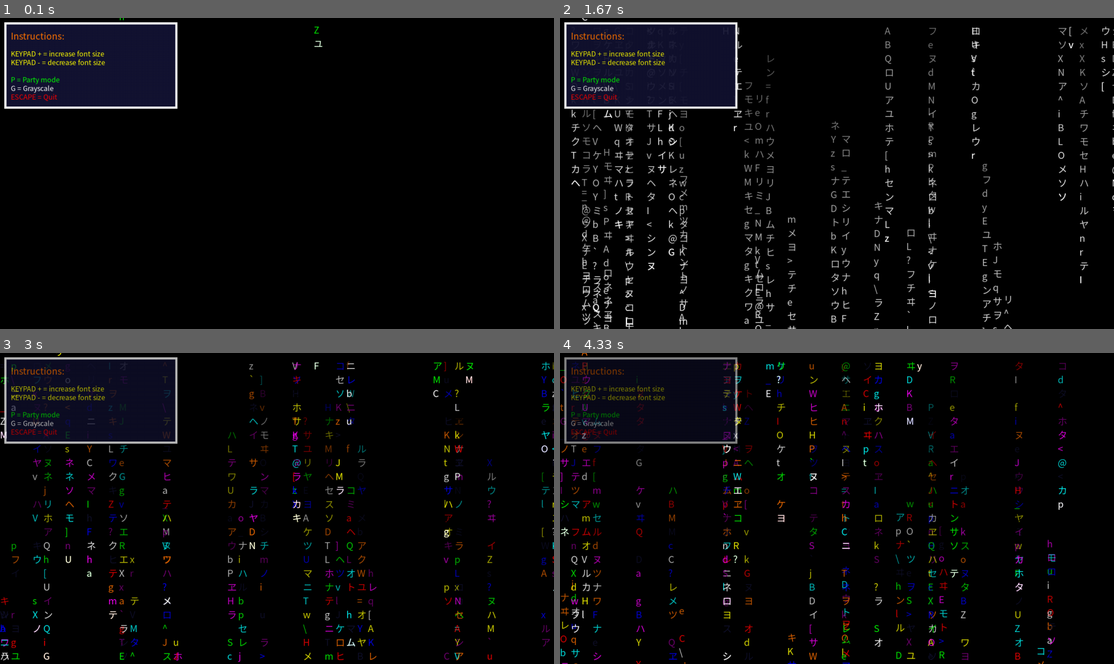
Above: before the commit, frames 1-4 (two rows, left to right).
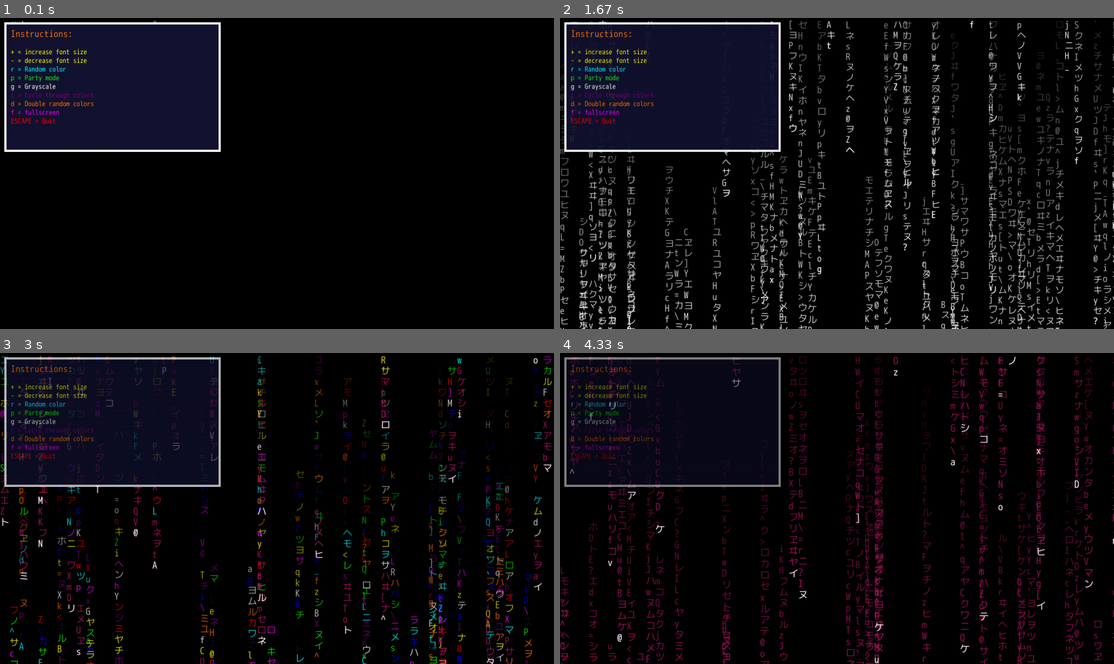
Above: after the commit, the same moments.

Repository: shS83/Matrixia
Game: pygame game, started from matrixia.py
Same seed, same stepped clock (60 frames per second), same inputs: the game is played once before the commit and once after it.
Inputs:
- Up to frame 1 (0.1 s): no input
- Up to frame 2 (1.67 s): tap D at 0.33 s; tap G at 0.67 s; tap + at 1 s; hold - from 1.33 s (still down)
- Up to frame 3 (3 s): release - at 1.8 s; tap one key every 0.33 s from 1.83 s: P + Enter R
- Up to frame 4 (4.33 s): tap - at 3.17 s; tap + at 3.5 s; hold + 3.83-4.3 s

The runs differ from the first frame. In frame 1, 9.1% of the frame differs, in the area x 0-59%, y 0-44%; in frame 2, 22%, in the area x 0-100%, y 0-100%; in frame 3, 19%; in frame 4, 14%.

Commit message:
Added few states and included the font since many might not have it.

Diff:
--- a/matrixia.py
+++ b/matrixia.py
@@ -1,8 +1,7 @@
 import pygame
 import pygame.gfxdraw
 import random
-import math
-import string
+from enum import Enum
 
 NOW_MS = 0
 timer = pygame.time.Clock()
@@ -12,7 +11,8 @@
 screen = pygame.display.set_mode([xRES, yRES], pygame.RESIZABLE)
 startTime = pygame.time.get_ticks()
 FONT_SIZE = 21
-font = pygame.font.SysFont('vl gothic', FONT_SIZE)
+font = pygame.font.Font('VL-Gothic-Regular.ttf', FONT_SIZE)
+pygame.display.set_icon(font.render("シ", True, (0, 255, 0)))
 running = True
 MIDNIGHT_BLUE = (20, 20, 50)
 WHITE = (255, 255, 255)
@@ -27,6 +27,8 @@
 CYAN = (0, 255, 255)
 
 ALL_COLORS = [WHITE, BLUE, BLACK, GREEN, ORANGE, YELLOW, RED, MIDNIGHT_BLUE, MAGENTA, PURPLE, CYAN]
+current_cycle = None
+color = None
 RANDOMEVENT = pygame.USEREVENT + 5
 
 class Fadeout:
@@ -48,7 +50,8 @@
     #    self.display.blit(self.object, self.position)
 
 class Descender:
-
+    """ Descent unto madness """
+    global WHITE, BLACK, GREEN, ORANGE, YELLOW, RED, BLUE, MAGENTA, PURPLE, CYAN, MIDNIGHT_BLUE, ALL_COLORS, current_cycle, PARTYMODE, GRAYSCALE, xRES, yRES, screen
     def __init__(self, x):
         self.y = -20
         self.x = x
@@ -59,16 +62,34 @@
         self.y_space = 80
 
     def descend(self, char):
+        global color, xRES, fs, all_letters
         font_size = font.size("gZ")
         counter = 1
 
         if self.y < yRES + self.y_space:
-            if PARTYMODE:
-                text = font.render(char, True, random.choice(ALL_COLORS))
-            elif GRAYSCALE:
-                text = font.render(char, True, WHITE)
-            else:
-                text = font.render(char, True, GREEN)
+            text = font.render(char, True, GREEN)
+            match STATUS:
+                case State.PARTYMODE:
+                    # Partymode
+                    text = font.render(char, True, random.choice(ALL_COLORS))
+                case State.GRAYSCALE:
+                    # Grayscale
+                    text = font.render(char, True, WHITE)
+                case State.CYCLIST:
+                    # Cycled color
+                    text = font.render(char, True, color)
+                case State.RANDO:
+                    # Random color
+                    text = font.render(char, True, random_color)
+                case State.DOUBLETROUBLE:
+                    # Double random colors
+                    text = font.render(char, True, rando(), rando())
+                case State.NONE:
+                    # Default green color
+                    text = font.render(char, True, GREEN)
+                case _:
+                    # Obsolete
+                    ...
             pos = (self.x, self.y)
             text.set_alpha(255)
             screen.blit(text, pos)
@@ -100,13 +121,20 @@
 
         return True
 
-
+class State(Enum):
+    NONE = 0
+    PARTYMODE = 1
+    GRAYSCALE = 2
+    CYCLIST = 3
+    RANDO = 4
+    DOUBLETROUBLE = 5
+    FULLSCREEN = 6
+
+STATUS = State.NONE
 LETTERS: int = 100000
 katakana: str = "アイウエオカキクケコサシスセソタチツテトナニヌネノハヒフヘホマミムメモヤユヨラリルレロワヰヱヲン"
 all_letters: list = []
 fs: tuple = font.size('gZ')
-PARTYMODE = False
-GRAYSCALE = False
 
 def scaler(size):
     font_scaled: list = []
@@ -120,18 +148,38 @@
 fs = scaler(fs)
 a: object = Descender(fs[0])
 all_letters.append(a)
-toast: pygame.Surface = pygame.Surface((400, 200))
-pygame.draw.rect(toast, WHITE, ((0, 0), (400, 200)))
-pygame.draw.rect(toast, MIDNIGHT_BLUE, ((5, 5), (390, 190)))
-smaller_font = pygame.font.SysFont('vl gothic', 16)
+toast: pygame.Surface = pygame.Surface((500, 300))
+pygame.draw.rect(toast, WHITE, ((0, 0), (500, 300)))
+pygame.draw.rect(toast, MIDNIGHT_BLUE, ((5, 5), (490, 290)))
+smaller_font = pygame.font.Font('VL-Gothic-Regular.ttf', 16)
 toast.blit(font.render("Instructions:", True, ORANGE), (15, 15))
-toast.blit(smaller_font.render("KEYPAD + = increase font size", True, YELLOW), (15, 60))
-toast.blit(smaller_font.render("KEYPAD - = decrease font size", True, YELLOW), (15, 80))
-
-toast.blit(smaller_font.render("P = Party mode", True, GREEN), (15, 120))
-toast.blit(smaller_font.render("G = Grayscale", True, WHITE), (15, 140))
-toast.blit(smaller_font.render("ESCAPE = Quit", True, RED), (15, 160))
+toast.blit(smaller_font.render("+ = increase font size", True, YELLOW), (15, 60))
+toast.blit(smaller_font.render("- = decrease font size", True, YELLOW), (15, 80))
+toast.blit(smaller_font.render("r = Random color", True, CYAN), (15, 100))
+toast.blit(smaller_font.render("p = Party mode", True, GREEN), (15, 120))
+toast.blit(smaller_font.render("g = Grayscale", True, WHITE), (15, 140))
+toast.blit(smaller_font.render("c = Cycle through colors", True, PURPLE), (15, 160))
+toast.blit(smaller_font.render("d = Double random colors", True, ORANGE), (15, 180))
+toast.blit(smaller_font.render("f = fullscreen", True, MAGENTA), (15, 200))
+toast.blit(smaller_font.render("ESCAPE = Quit", True, RED), (15, 220))
 fader = Fadeout(toast, 50)
+temp_color = ALL_COLORS.copy()
+random_color = None
+
+
+def cyclist():
+    global current_cycle, ALL_COLORS, temp_color
+    try:
+        colour = temp_color.pop(0)
+    except IndexError:
+        temp_color = ALL_COLORS.copy()
+        colour = temp_color.pop(0)
+    return colour
+
+def rando():
+    global random_color
+    random_color = (random.randint(0, 255), random.randint(0, 255), random.randint(0, 255))
+    return random_color
 
 while running:
 
@@ -139,40 +187,59 @@
         if event.type == pygame.KEYDOWN:
             if event.key == pygame.K_ESCAPE:
                 running = False
-            if event.key == pygame.K_KP_PLUS:
+            elif event.key == pygame.K_KP_PLUS or event.key == pygame.K_PLUS:
                 FONT_SIZE += 1
-                font = pygame.font.SysFont('vl gothic', FONT_SIZE)
-            if event.key == pygame.K_KP_MINUS and FONT_SIZE > 0:
+                font = pygame.font.Font('VL-Gothic-Regular.ttf', FONT_SIZE)
+            elif event.key == pygame.K_KP_MINUS or event.key == pygame.K_MINUS and FONT_SIZE > 0:
                 FONT_SIZE -= 1
-                font = pygame.font.SysFont('vl gothic', FONT_SIZE)
-            if event.key == pygame.K_p:
-                if PARTYMODE:
-                    PARTYMODE = False
+                font = pygame.font.Font('VL-Gothic-Regular.ttf', FONT_SIZE)
+            elif event.key == pygame.K_p:
+                if not STATUS.NONE:
+                    STATUS = State.NONE
                 else:
-                    PARTYMODE = True
-            if event.key == pygame.K_g:
-                if GRAYSCALE:
-                    GRAYSCALE = False
+                    STATUS = State.PARTYMODE
+            elif event.key == pygame.K_g:
+                if not STATUS.NONE:
+                    STATUS = State.NONE
                 else:
-                    GRAYSCALE = True
-
+                    STATUS = State.GRAYSCALE
+            elif event.key == pygame.K_c:
+                STATUS = State.CYCLIST
+                color = cyclist()
+            elif event.key == pygame.K_r:
+                STATUS = State.RANDO
+                random_color = rando()
+            elif event.key == pygame.K_d:
+                STATUS = State.DOUBLETROUBLE
+                random_color = rando()
+            elif event.key == pygame.K_f:
+                if STATUS == State.FULLSCREEN:
+                    STATUS = State.NONE
+                    pygame.display.set_mode((1024, 768), pygame.RESIZABLE, 32)
+                else:
+                    STATUS = State.FULLSCREEN
+                    pygame.display.set_mode(pygame.display.get_surface().get_size(), pygame.FULLSCREEN, 32)
         if event.type == pygame.QUIT:
             running = False
 
     screen.fill((0, 0, 0))
+    pygame.display.set_caption(f"{str(len(all_letters))}x of something is still nonething")
 
     if len(all_letters) < LETTERS:
         xRES, yRES = screen.get_size()
-        fs = scaler(fs)
-        blocks = int(xRES / fs[0])
-        rand_x = fs[0] * random.randint(0, blocks)
-        b = Descender(rand_x)
-        all_letters.append(b)
-
-        # Let's do two at the time
-        # rand_x = fs[0] * random.randint(0, blocks)
-        # b = Descender(rand_x)
-        # all_letters.append(b)
+        if STATUS == State.DOUBLETROUBLE:
+            for _ in range(2):
+                fs = scaler(fs)
+                blocks = int(xRES / fs[0])
+                rand_x = fs[0] * random.randint(0, blocks)
+                b = Descender(rand_x)
+                all_letters.append(b)
+        else:
+            fs = scaler(fs)
+            blocks = int(xRES / fs[0])
+            rand_x = fs[0] * random.randint(0, blocks)
+            b = Descender(rand_x)
+            all_letters.append(b)
 
     for letter in all_letters:
         a = chr(random.randrange(60, 97 + 26))
@@ -185,7 +252,6 @@
     toast = fader.fade_out()
     screen.blit(toast, (10, 10))
 
-
     pygame.time.wait(25)
 
     pygame.display.flip()
Binary file added: VL-Gothic-Regular.ttf
